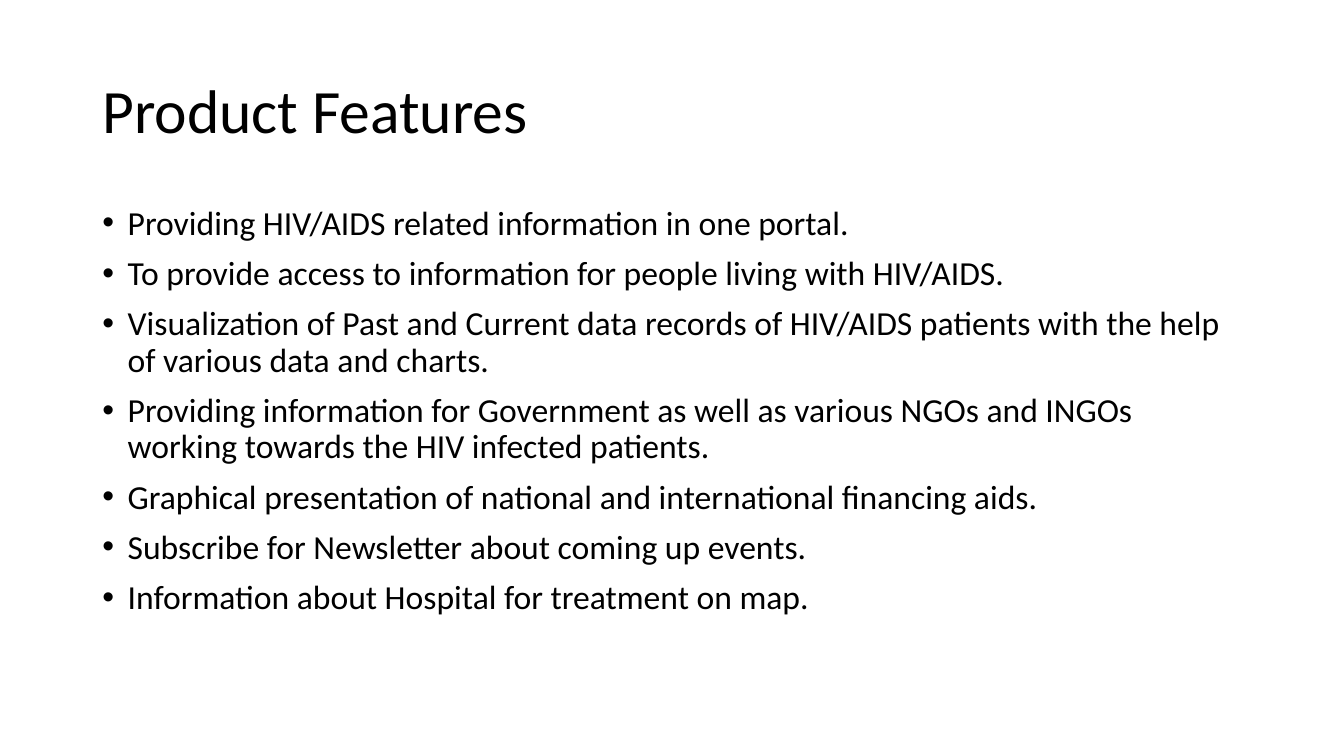
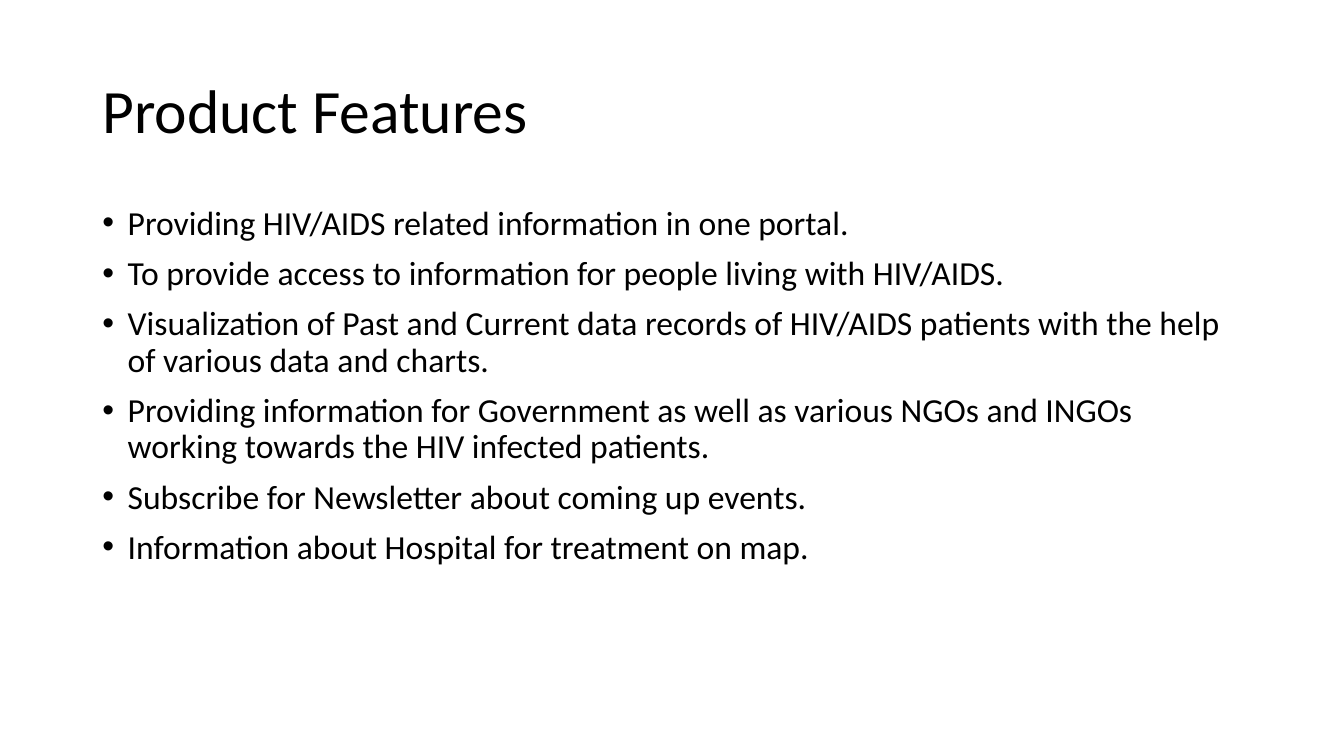
Before and after one commit to RaiSaugat/FinalThoughts, a slide deck: slide 5 of hackathon showcasing presentation template.pptx. Drawn at 1344x756 pixels with LibreOffice and Linux fonts; fonts in the diff are those of the drawing; background and template pictures are left out. Boxes give left, top, right and bottom in pixels: in the first picture for what was removed or moved away, otherwise in the second. Text is boxed around its words. In the diff, an @@ line names an element or a change of style, - is before the commit and + after.

```diff
--- a/hackathon showcasing presentation template.pptx
+++ b/hackathon showcasing presentation template.pptx
@@ text at bbox=[128, 485, 1037, 515]: paragraph removed @@
-• Graphical presentation of national and international financing aids.
```
Also in this commit, not shown: 3 other slides changed, 5 slides added.
